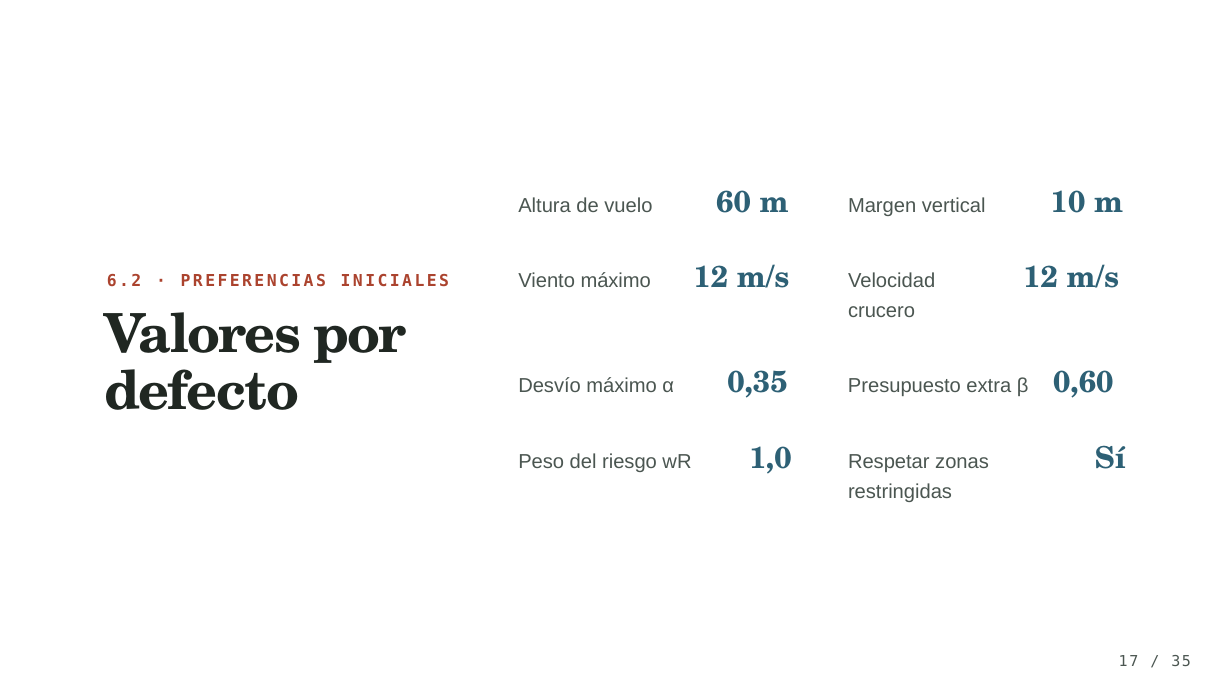
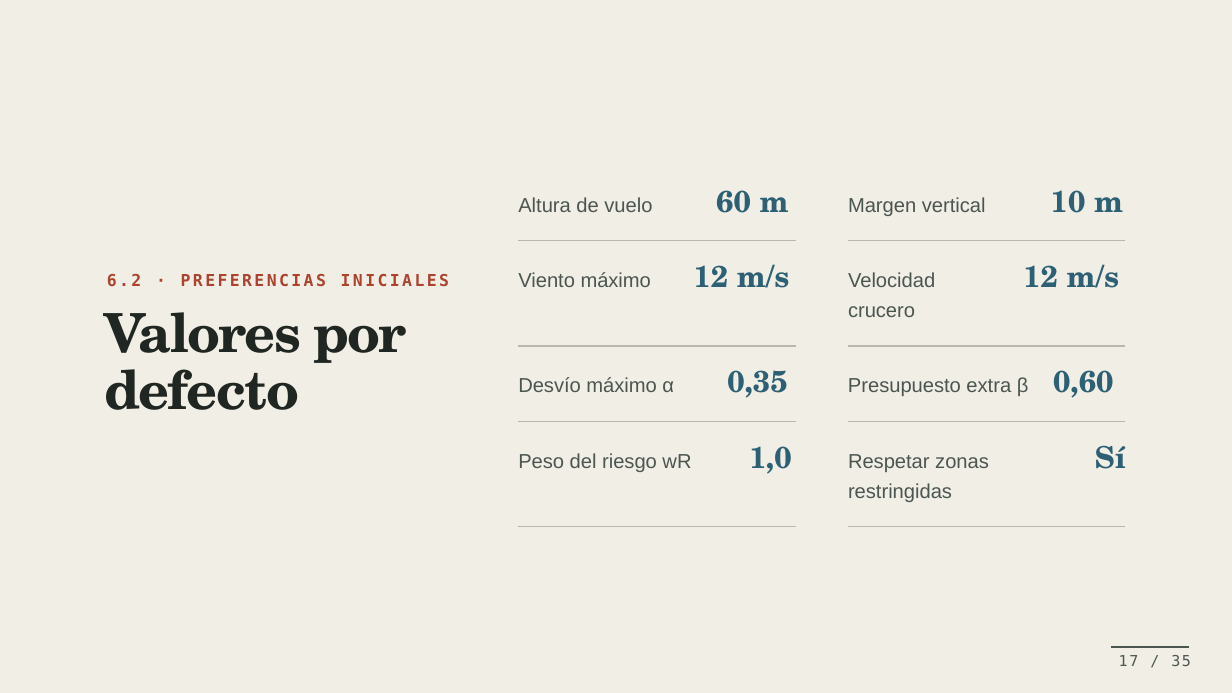
Before and after one commit to Aropoint/AlgoritmosRuteo, a slide deck: slide 17 of 05_T2/Cuando un tramo se bloquea.pptx. Drawn at 1232x693 pixels with LibreOffice and Linux fonts; fonts in the diff are those of the drawing; background and template pictures are left out. Boxes give left, top, right and bottom in pixels: in the first picture for what was removed or moved away, otherwise in the second. Text is boxed around its words. In the diff, an @@ line names an element or a change of style, - is before the commit and + after.

```diff
--- a/05_T2/Cuando un tramo se bloquea.pptx
+++ b/05_T2/Cuando un tramo se bloquea.pptx
@@ background picture (left out) to #F1EEE5 @@
@@ freeform shape added at (517,240,1125,527), fill #B9B6AB @@
@@ freeform shape added at (1111,647,1189,648), fill #4B5651 @@
```
Also in this commit, not shown: 30 other slides changed, 12 other files.
